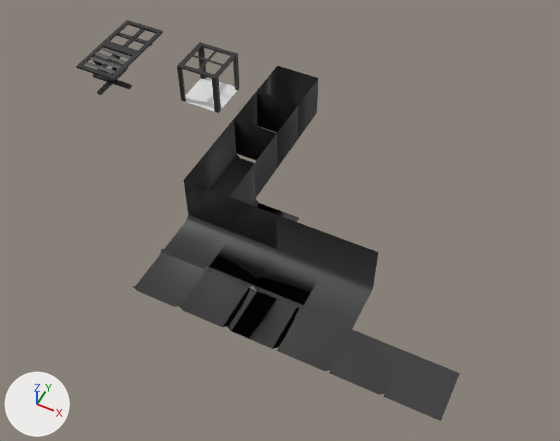
Two versions of the FBX model Assets/Art/Models/Structures/Floors/Plenums.fbx, one commit apart.
Both versions are drawn from a 50 mm camera at (6.85, -9.07, 10.56) aimed at (2.2, 0.23, -1.05). The lights are fixed; the arrows at lower left show +X, +Y and +Z. Where no turn or scale is listed for an object, it has been applied to the vertices. Vertices at the same position are counted once.

In view in the first picture: 'Catwalk', 'Lattice', 'Plenum', 'PlenumCoverI', 'PlenumCoverL1', 'PlenumCoverL2', 'PlenumCoverO', 'PlenumCoverT1', 'PlenumCoverT2', 'PlenumCoverT3', 'PlenumCoverT4', 'PlenumCoverU', 'PlenumCoverX1', 'PlenumCoverX2', 'PlenumCoverX3', 'PlenumCoverX4', 'PlenumCoverX5', 'PlenumCoverX6'.
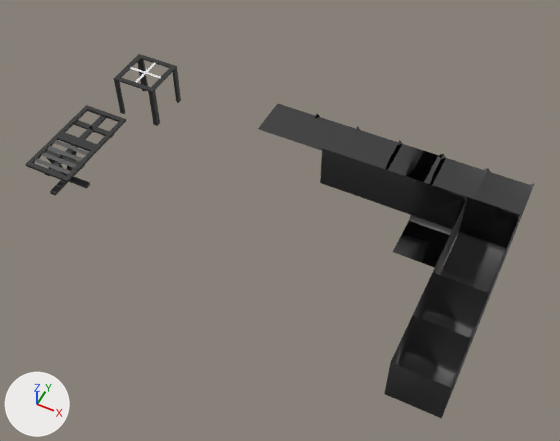
What differs and where, as boxes [x1, y1, x2, y2] in the pictures (560 x 441 px):
'PlenumCoverO', moved: before [257, 66, 318, 139]; after [384, 315, 471, 418]
'PlenumCoverT4', mesh turned, moved: before [303, 233, 378, 329]; after [320, 148, 369, 199]
'PlenumCoverT3', mesh turned, moved: before [253, 215, 327, 308]; after [365, 164, 417, 215]
'PlenumCoverU', mesh turned, moved: before [234, 91, 299, 168]; after [413, 273, 489, 366]
'PlenumCoverL1', mesh turned, moved: before [184, 148, 232, 232]; after [443, 197, 520, 287]
'PlenumCoverL2', mesh turned, moved: before [230, 165, 299, 249]; after [393, 180, 468, 268]
'PlenumCoverX6', moved: before [384, 351, 460, 421]; after [258, 104, 316, 142]
'PlenumCoverX5', moved: before [329, 330, 404, 394]; after [298, 114, 356, 154]
'PlenumCoverX4', moved: before [277, 306, 352, 371]; after [341, 126, 398, 168]
'PlenumCoverX3', mesh turned, moved: before [227, 289, 301, 349]; after [384, 140, 443, 183]
'PlenumCoverX2', moved: before [179, 268, 253, 327]; after [428, 154, 488, 199]
'PlenumCoverX1', moved: before [133, 249, 206, 307]; after [475, 169, 535, 215]
'Plenum', reshaped, moved (6% wider): before [177, 42, 240, 113]; after [114, 54, 181, 126]
'PlenumCoverT2', mesh turned, moved: before [208, 197, 277, 287]; after [411, 180, 465, 229]
'PlenumCoverT1', mesh turned, moved: before [162, 181, 231, 269]; after [459, 198, 522, 248]
'Catwalk', moved: before [76, 42, 139, 95]; after [25, 134, 98, 196]
'PlenumCoverI', moved: before [210, 119, 277, 199]; after [433, 234, 504, 323]
'Lattice', moved: before [103, 20, 163, 56]; after [57, 105, 126, 150]
part 9 of me_plane_046, deleted: before [185, 78, 237, 111]
part 10 of me_plane_046, cut back: before [192, 51, 223, 70]; after [130, 63, 161, 83]

The change, as a list of edits to the scene's bpy script:
```text
Change me_cube_2574:
    where me_cube_2574.from_pydata(...)  # 10 vertices, 5 faces; spans x -0.5..0.5, y -0.5..0.5, z -1.095..-1.005
    me_cube_2574 part 4: the whole mesh is turned -180 degrees about the z axis through its middle
Change me_cube_061:
    where me_cube_061.from_pydata(...)  # 11 vertices, 5 faces; spans x -0.5..0.5, y -0.5..0.5, z -1.095..-0.015
    me_cube_061 part 8: the whole mesh is turned -180 degrees about the z axis through its middle
Change me_cube_1371:
    where me_cube_1371.from_pydata(...)  # 12 vertices, 7 faces; spans x -0.5..0.5, y -0.5..0.5, z -1.095..-0.015
    me_cube_1371 part 5: the whole mesh is turned -180 degrees about the z axis through its middle
Change me_cube_062:
    where me_cube_062.from_pydata(...)  # 11 vertices, 5 faces; spans x -0.5..0.5, y -0.5..0.5, z -1.095..-0.015
    me_cube_062 part 2: the whole mesh is turned -180 degrees about the z axis through its middle
Change me_cube_2572:
    where me_cube_2572.from_pydata(...)  # 8 vertices, 3 faces; spans x -0.5..0.5, y -0.5..0.5, z -1.095..-0.015
    me_cube_2572 part 7: the whole mesh is turned -180 degrees about the z axis through its middle
Change me_cube_014:
    where me_cube_014.from_pydata(...)  # 12 vertices, 6 faces; spans x -0.5..0.5, y -0.5..0.5, z -1.095..-0.015
    me_cube_014 part 1: the whole mesh is turned -180 degrees about the z axis through its middle
Change me_plane_046:
    remove me_plane_046.from_pydata(...)  # 108 vertices, 66 faces; spans x -0.5..0.5, y -0.5..0.5, z -1.009..-0.027
    add me_plane_046.from_pydata(...)  # 69 vertices, 40 faces; spans x -0.5..0.5, y -0.5..0.5, z -1.006..-0.027
    me_plane_046 part 9: the loose piece of 4 vertices spanning x -0.499..0.499, y -0.499..0.499, z -1.0 is deleted
    me_plane_046 part 10: 36 vertices removed from x -0.485..0.485, y -0.485..0.485, z -0.046..-0.038; 1 vertex added at x 0.0, y 0.0, z -0.038
Change me_cube_773:
    where me_cube_773.from_pydata(...)  # 12 vertices, 6 faces; spans x -0.5..0.5, y -0.5..0.5, z -1.095..-0.015
    me_cube_773 part 6: the whole mesh is turned -180 degrees about the z axis through its middle
Change me_cube_060:
    where me_cube_060.from_pydata(...)  # 10 vertices, 5 faces; spans x -0.5..0.5, y -0.5..0.5, z -1.095..-0.015
    me_cube_060 part 3: the whole mesh is turned -180 degrees about the z axis through its middle
Change ob_plenumcoverx3:
    ob_plenumcoverx3.location: (3.0, -2.0, 0.0) -> (4.0, 3.0, 0.0)
Change ob_plenumcoverx1:
    ob_plenumcoverx1.location: (1.0, -2.0, 0.0) -> (6.0, 3.0, 0.0)
Change ob_plenumcovero:
    ob_plenumcovero.location: (1.0, 3.0, 0.0) -> (6.0, -2.0, 0.0)
Change ob_catwalk:
    ob_catwalk.location: (-3.0, 2.0, 0.0) -> (-2.0, -1.0, 0.0)
Change ob_plenumcoverx6:
    ob_plenumcoverx6.location: (6.0, -2.0, 0.0) -> (1.0, 3.0, 0.0)
Change ob_plenumcovert2:
    ob_plenumcovert2.location: (2.0, -1.0, 0.0) -> (5.0, 2.0, 0.0)
Change ob_plenumcoverx4:
    ob_plenumcoverx4.location: (4.0, -2.0, 0.0) -> (3.0, 3.0, 0.0)
Change ob_plenumcoveru:
    ob_plenumcoveru.location: (1.0, 2.0, 0.0) -> (6.0, -1.0, 0.0)
Change ob_plenumcovert3:
    ob_plenumcovert3.location: (3.0, -1.0, 0.0) -> (4.0, 2.0, 0.0)
Change ob_lattice:
    ob_lattice.location: (-3.0, 3.0, 0.0) -> (-2.0, 0.0, 0.0)
Change ob_plenumcoveri:
    ob_plenumcoveri.location: (1.0, 1.0, 0.0) -> (6.0, 0.0, 0.0)
Change ob_plenumcovert4:
    ob_plenumcovert4.location: (4.0, -1.0, 0.0) -> (3.0, 2.0, 0.0)
Change ob_plenumcovert1:
    ob_plenumcovert1.location: (1.0, -1.0, 0.0) -> (6.0, 2.0, 0.0)
Change ob_plenumcoverx5:
    ob_plenumcoverx5.location: (5.0, -2.0, 0.0) -> (2.0, 3.0, 0.0)
Change ob_plenum:
    ob_plenum.location: (-1.0, 3.0, 0.0) -> (-2.0, 2.0, 0.0)
Change ob_plenumcoverl1:
    ob_plenumcoverl1.location: (1.0, 0.0, 0.0) -> (6.0, 1.0, 0.0)
Change ob_plenumcoverl2:
    ob_plenumcoverl2.location: (2.0, 0.0, 0.0) -> (5.0, 1.0, 0.0)
Change ob_plenumcoverx2:
    ob_plenumcoverx2.location: (2.0, -2.0, 0.0) -> (5.0, 3.0, 0.0)
```
